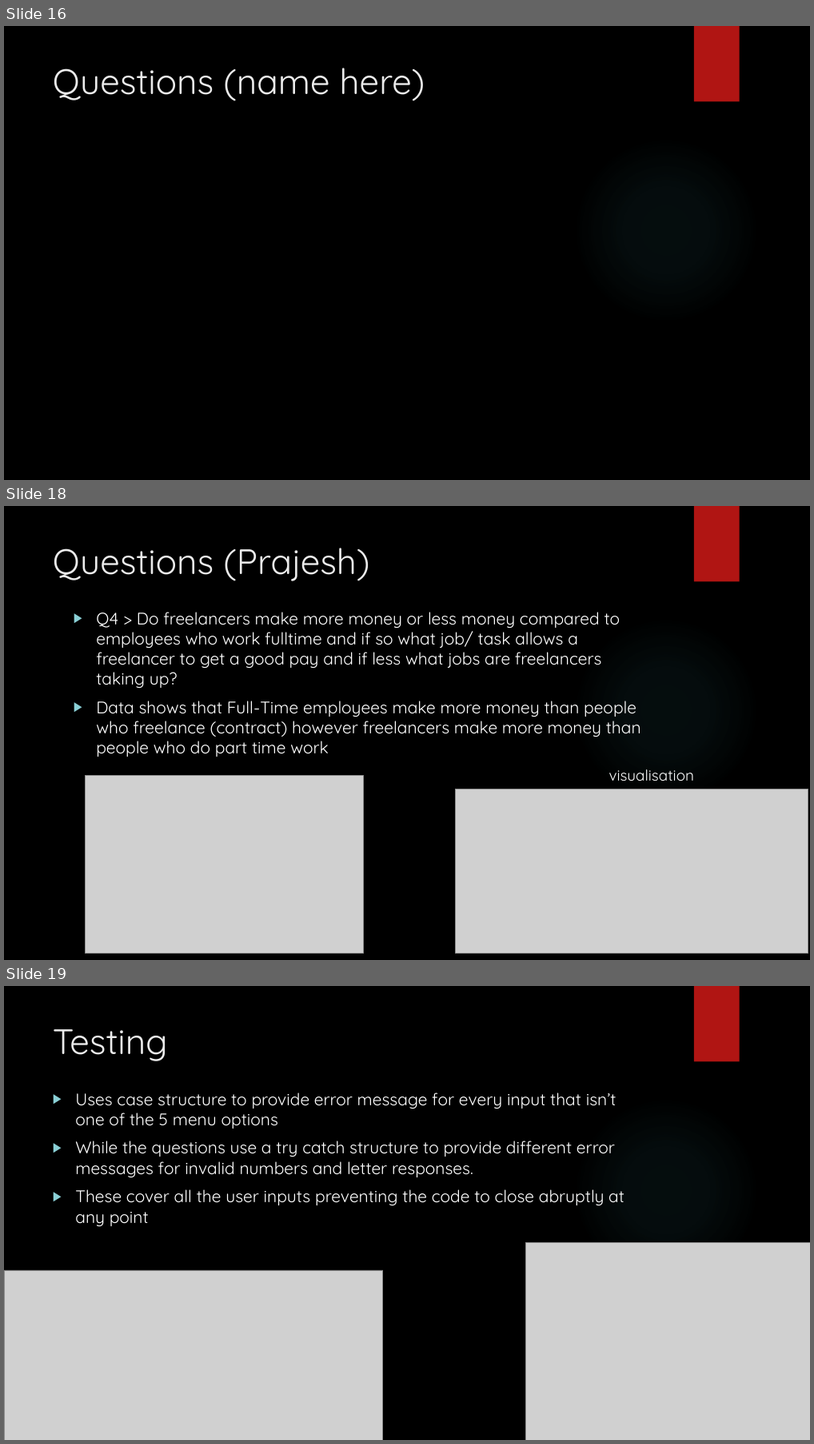
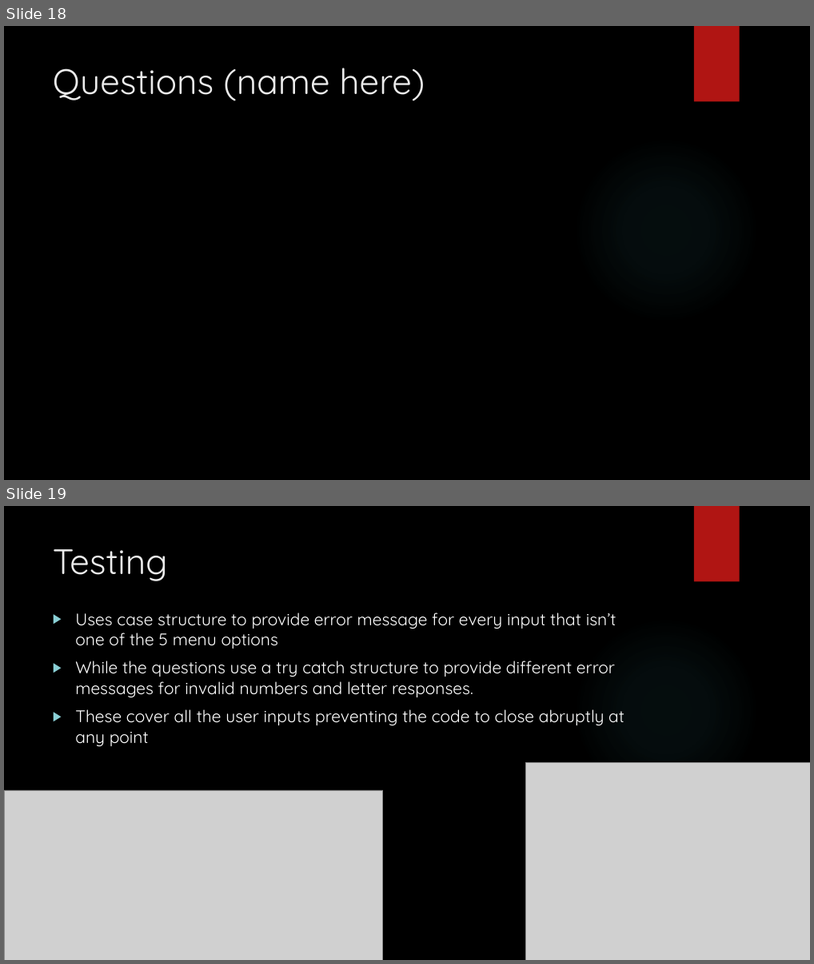
Before and after one commit to csmfduro/salaries, a slide deck: Computer Science Workshop Presentation.pptx. Shown one above the other, each under a label of ours: slides 16, 18 and 19 before the commit, slides 18 and 19 after it; the slides between them are not shown. The pictures are 814x1444 and 814x964 pixels, drawn with LibreOffice and Linux fonts; fonts in the diff are those of the drawing; grey boxes stand for pictures; background and template pictures are left out. Boxes give left, top, right and bottom in pixels: in the first picture for what was removed or moved away, otherwise in the second. Text is boxed around its words. In the diff, an @@ line names an element or a change of style, - is before the commit and + after.

```diff
--- a/Computer Science Workshop Presentation.pptx
+++ b/Computer Science Workshop Presentation.pptx
@@ slide 18 removed at box(4, 506, 810, 960), background picture (left out); not listed: 2 template elements that a slide beside it also shows @@
@@ title removed at box(53, 548, 370, 581) @@
-Questions (Prajesh)
@@ text removed at box(96, 612, 642, 756) @@
-▶ Q4 > Do freelancers make more money or less money compared to employees who work fulltime and if so what job/ task allows a freelancer to get a good pay and if less what jobs are freelancers taking up?
-▶ Data shows that Full-Time employees make more money than people who freelance (contract) however freelancers make more money than people who do part time work
@@ text removed at box(610, 769, 694, 780) @@
-visualisation
@@ picture removed at box(86, 775, 363, 953) @@
@@ picture removed at box(456, 788, 809, 952) @@
@@ what was slide 16 is now slide 18 @@
```
Also in this commit, not shown: 1 slide changed, 2 slides added, 1 other slide removed.
